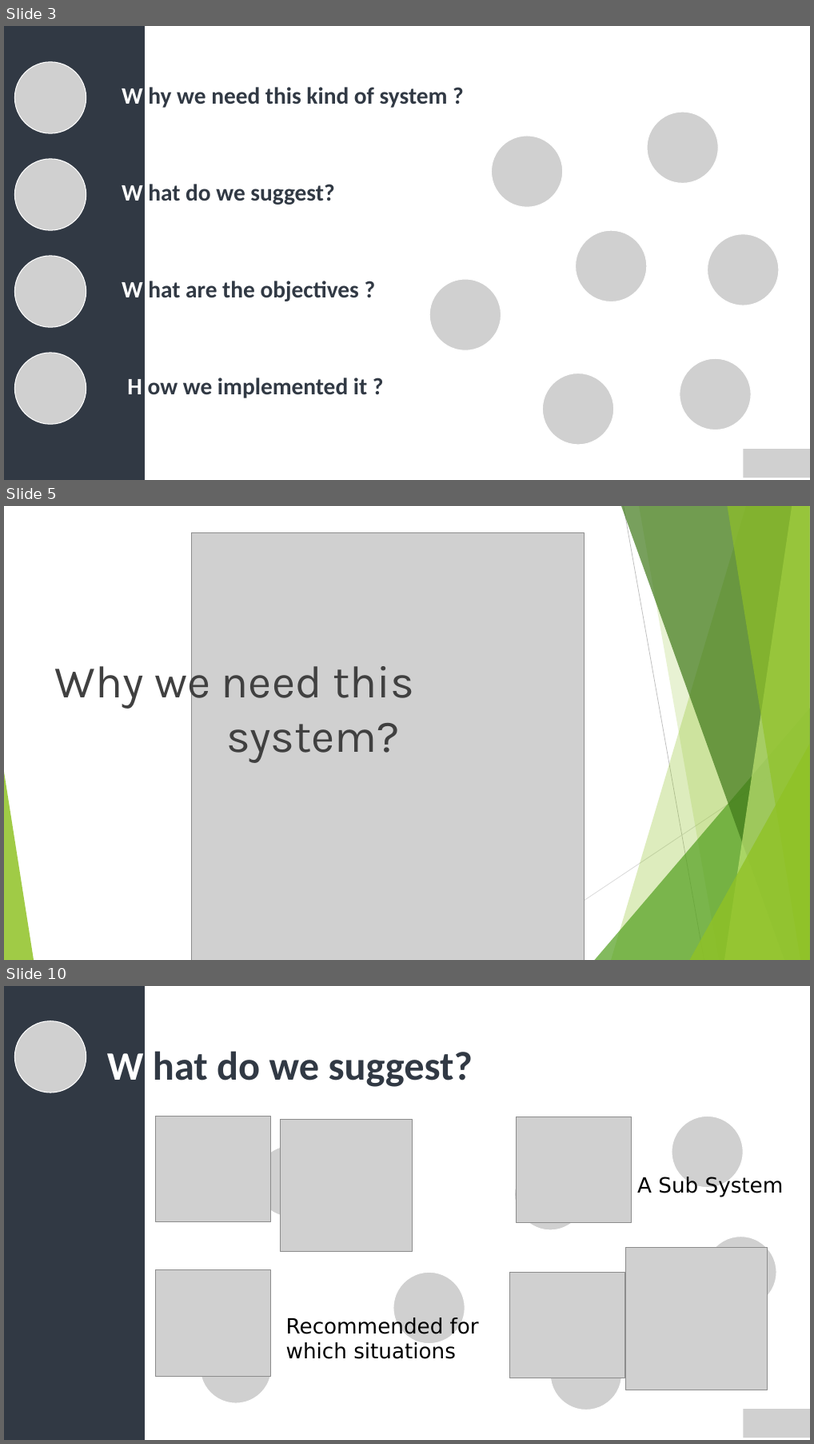
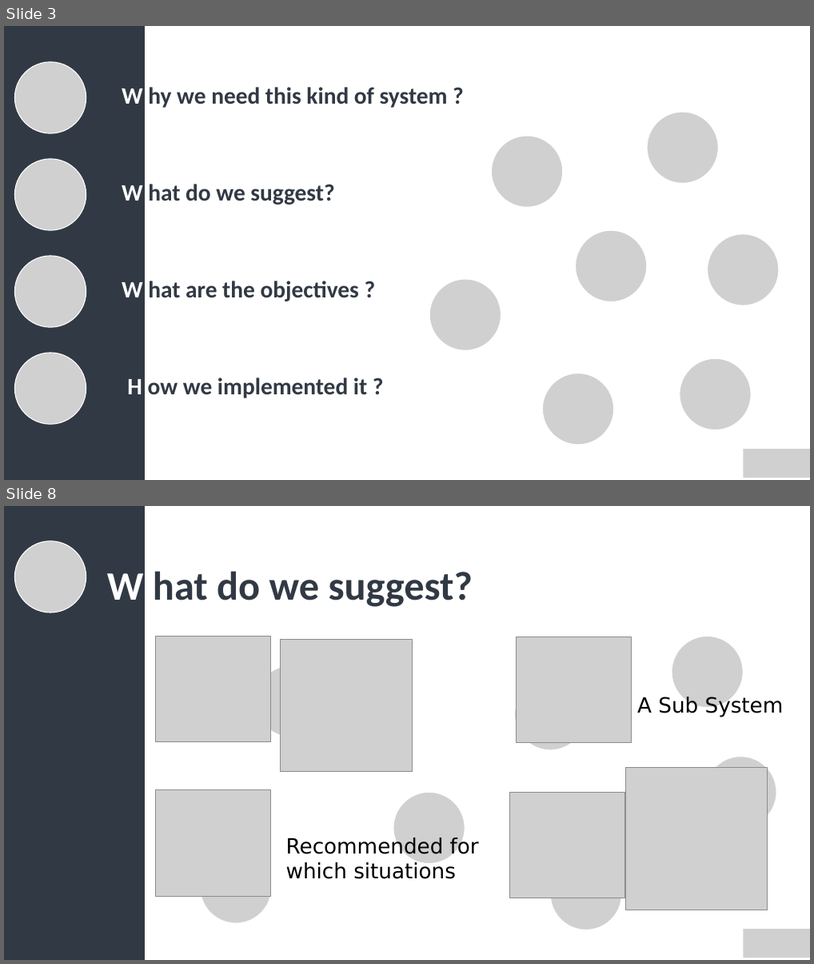
Before and after one commit to AKasuniNihara/URVacc_Matlab-, a slide deck: Presentation/Presentation.pptx. Shown one above the other, each under a label of ours: slides 3, 5 and 10 before the commit, slides 3 and 8 after it; the slides between them are not shown. The pictures are 814x1444 and 814x964 pixels, drawn with LibreOffice and Linux fonts; fonts in the diff are those of the drawing; grey boxes stand for pictures. Boxes give left, top, right and bottom in pixels: in the first picture for what was removed or moved away, otherwise in the second. Text is boxed around its words. In the diff, an @@ line names an element or a change of style, - is before the commit and + after.

```diff
--- a/Presentation/Presentation.pptx
+++ b/Presentation/Presentation.pptx
@@ slide 5 removed at bbox=[4, 506, 810, 960], background #FFFFFF @@
@@ picture removed at bbox=[191, 532, 584, 960] @@
@@ text removed at bbox=[55, 656, 414, 763] @@
-Why we need this system?
@@ group removed at bbox=[4, 506, 810, 960]: 5 freeform shapes, 3 triangles, 2 lines @@
@@ what was slide 10 is now slide 8 @@
```
Also in this commit, not shown: 3 slides changed, 8 slides added, 4 other slides removed, 11 other files.
